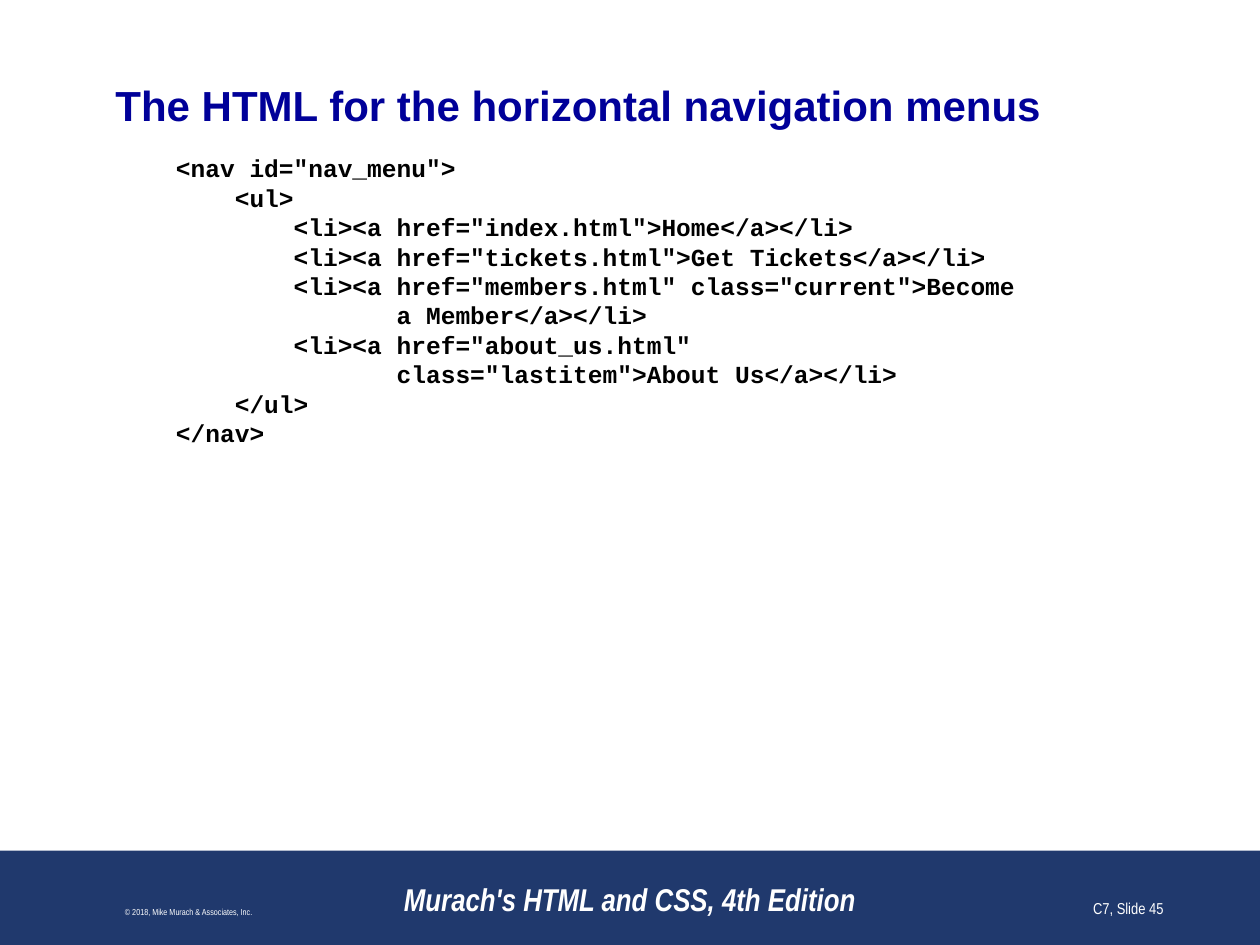
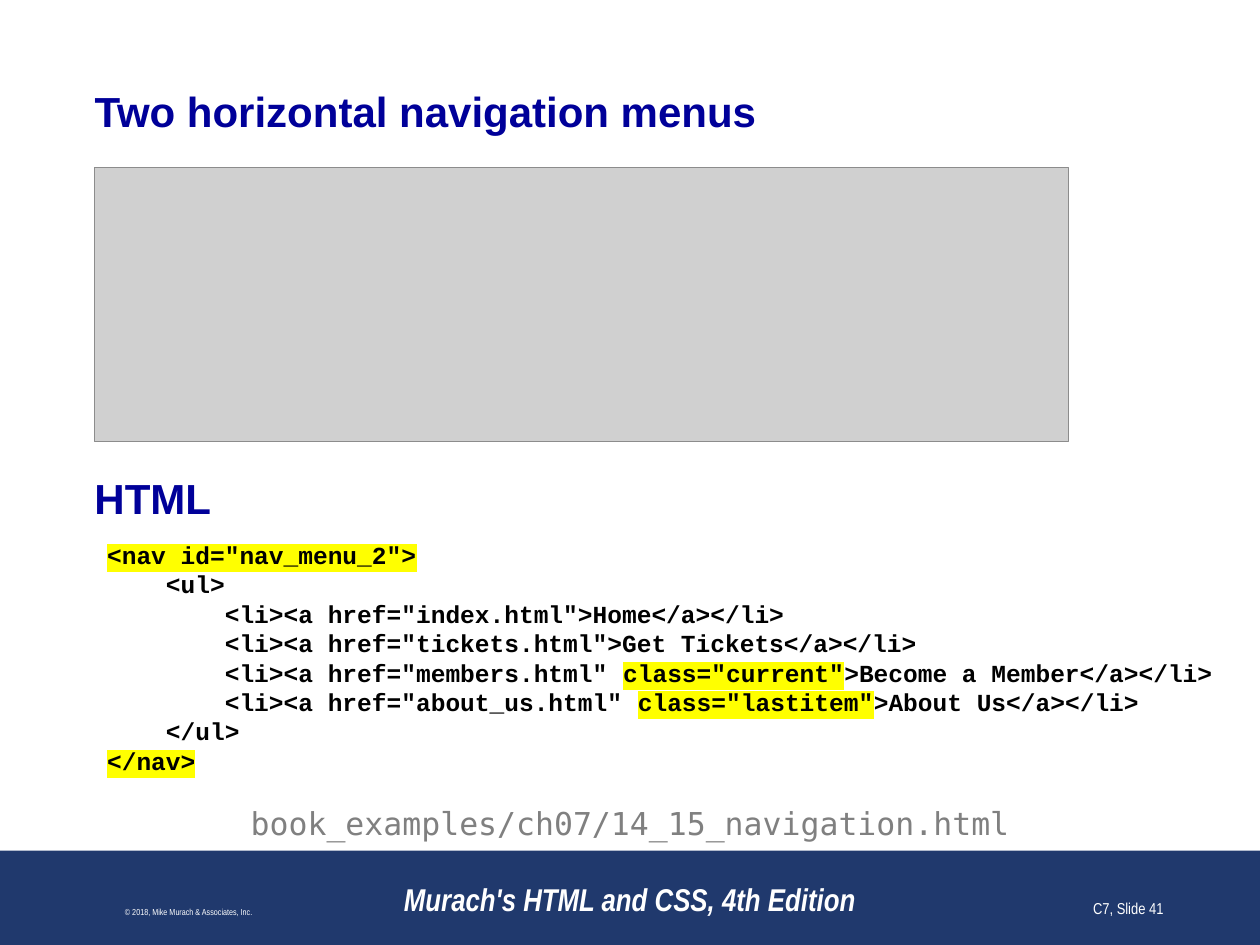
Before and after one commit to paulsmithkc/awd1000_base_lab_and_homework, a slide deck: slide 41 of murach_html_4e/slides/Chapter 7 slides (Revised).pptx (slide 45 before the commit). Drawn at 1260x945 pixels with LibreOffice and Linux fonts; fonts in the diff are those of the drawing; grey boxes stand for pictures; background and template pictures are left out. Boxes give left, top, right and bottom in pixels: in the first picture for what was removed or moved away, otherwise in the second. Text is boxed around its words. In the diff, an @@ line names an element or a change of style, - is before the commit and + after.

```diff
--- a/murach_html_4e/slides/Chapter 7 slides (Revised).pptx
+++ b/murach_html_4e/slides/Chapter 7 slides (Revised).pptx
@@ title at bbox=[94, 96, 756, 135]: text changed @@
-The HTML for the horizontal navigation menus
+Two horizontal navigation menus
@@ picture added at bbox=[94, 168, 1068, 442] @@
@@ text added at bbox=[94, 485, 211, 514], 24 pt, text #000099, bold @@
+HTML
@@ text "<nav id="nav_menu_2">": place and size @@
-text "<nav id="nav_menu_2">" at bbox=[176, 159, 1015, 443]
+text "<nav id="nav_menu_2">" at bbox=[107, 546, 1212, 771]
@@ text at bbox=[107, 546, 416, 567]: text changed @@
-<nav id="nav_menu">
+<nav id="nav_menu_2">
@@ text at bbox=[107, 575, 1212, 771]: highlight #FFFFFF to #FFFF00 in "class="current">Become", "class="lastitem">About", "</nav>"; indent changed @@
@@ text added at bbox=[251, 811, 1010, 842], 18 pt, text #808080 @@
+book_examples/ch07/14_15_navigation.html
@@ page number at bbox=[1093, 902, 1163, 916]: text changed @@
-C7, Slide 45
+C7, Slide 41
```
Also in this commit, not shown: 37 other slides changed, 6 slides removed.
